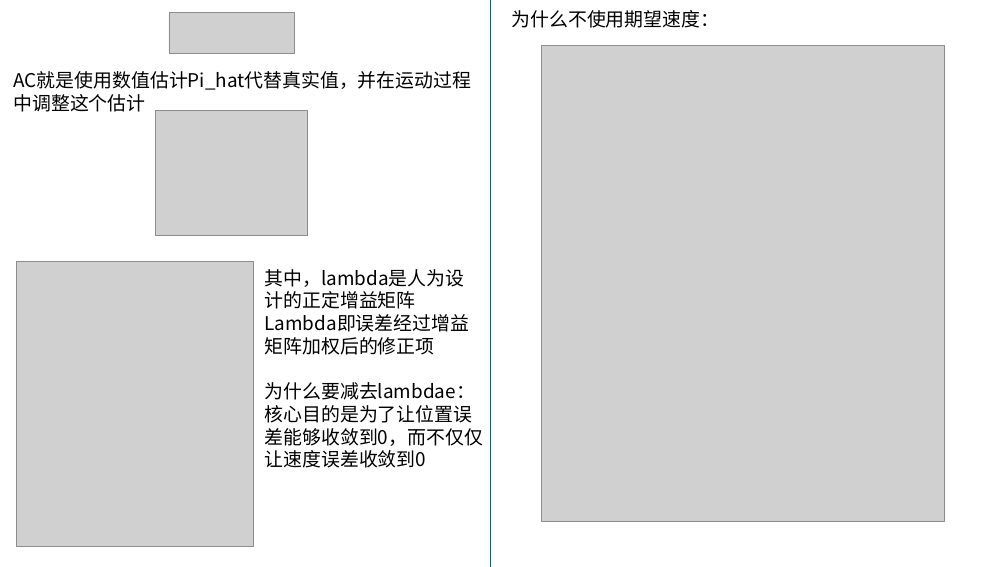
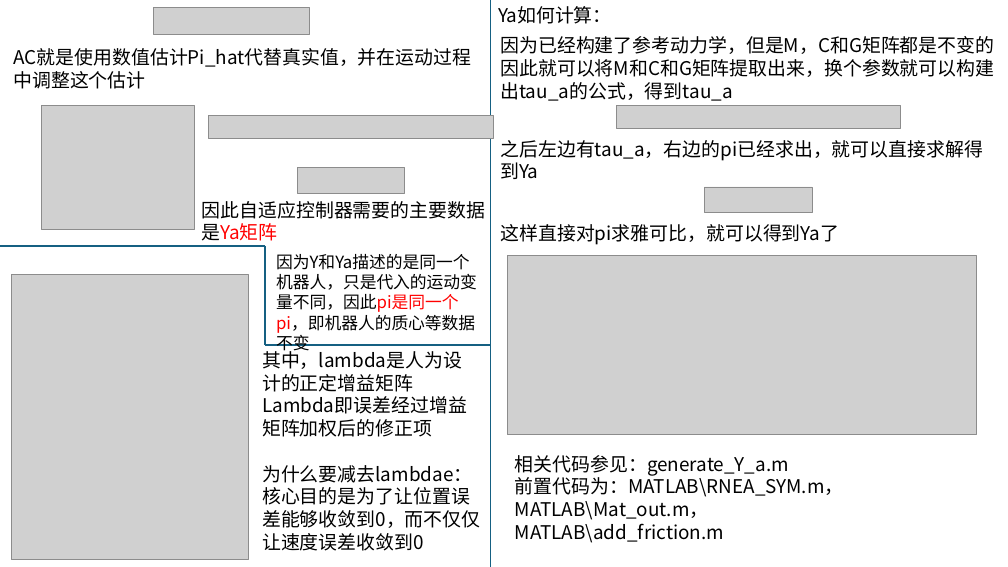
Before and after one commit to yzjjx/AC_MATLAB, a slide deck: slide 1 of 相关说明文档/普通AC构建.pptx. Drawn at 1008x567 pixels with LibreOffice and Linux fonts; fonts in the diff are those of the drawing; grey boxes stand for pictures. Boxes give left, top, right and bottom in pixels: in the first picture for what was removed or moved away, otherwise in the second. Text is boxed around its words. In the diff, an @@ line names an element or a change of style, - is before the commit and + after.

```diff
--- a/相关说明文档/普通AC构建.pptx
+++ b/相关说明文档/普通AC构建.pptx
@@ picture added at [154, 7, 309, 34] @@
@@ picture removed at [169, 12, 294, 53] @@
@@ text added at [498, 6, 612, 24], 18 pt, text #000000 @@
+Ya如何计算：
@@ text removed at [511, 10, 719, 28] @@
-为什么不使用期望速度：
@@ text "AC就是使用数值估计Pi_hat代替真实值，并在运动过程中调整这个估计": place and size @@
-text "AC就是使用数值估计Pi_hat代替真实值，并在运动过程中调整这个估计" at [13, 71, 471, 112]
+text "AC就是使用数值估计Pi_hat代替真实值，并在运动过程中调整这个估计" at [13, 48, 471, 89]
@@ text added at [500, 36, 994, 101], 18 pt, text #000000 @@
+因为已经构建了参考动力学，但是M，C和G矩阵都是不变的
+因此就可以将M和C和G矩阵提取出来，换个参数就可以构建出tau_a的公式，得到tau_a
@@ picture removed at [541, 46, 944, 522] @@
@@ picture: place and size @@
-picture at [155, 110, 308, 235]
+picture at [42, 105, 194, 230]
@@ picture added at [209, 115, 493, 138] @@
@@ picture added at [616, 105, 901, 129] @@
@@ text added at [500, 140, 983, 179], 18 pt, text #000000 @@
+之后左边有tau_a，右边的pi已经求出，就可以直接求解得到Ya
@@ picture added at [297, 167, 405, 193] @@
@@ text added at [202, 201, 485, 241], 18 pt, text #000000 @@
+因此自适应控制器需要的主要数据是Ya矩阵
@@ picture added at [705, 187, 812, 212] @@
@@ text added at [500, 224, 839, 245], 18 pt, text #000000 @@
+这样直接对pi求雅可比，就可以得到Ya了
@@ line added from (0, 246) to (265, 246), #156082 1.5 pt @@
@@ line added from (265, 246) to (265, 345), #156082 1.5 pt @@
@@ text added at [276, 254, 477, 354], 16 pt, text #000000 @@
+因为Y和Ya描述的是同一个机器人，只是代入的运动变量不同，因此pi是同一个pi，即机器人的质心等数据不变
@@ picture added at [507, 256, 977, 435] @@
@@ picture: place and size @@
-picture at [16, 261, 253, 546]
+picture at [11, 274, 249, 560]
@@ text "其中，lambda是人为设计的正定增益矩阵" rewrapped from [265, 269, 483, 468] to [262, 348, 480, 551] @@
@@ line added from (265, 345) to (491, 345), #156082 1.5 pt @@
@@ text added at [515, 455, 844, 543], 18 pt, text #000000 @@
+相关代码参见：generate_Y_a.m
+前置代码为：MATLAB\RNEA_SYM.m，MATLAB\Mat_out.m，
+MATLAB\add_friction.m
```
Also in this commit, not shown: 1 other slide changed, 2 slides added, 7 other files.
